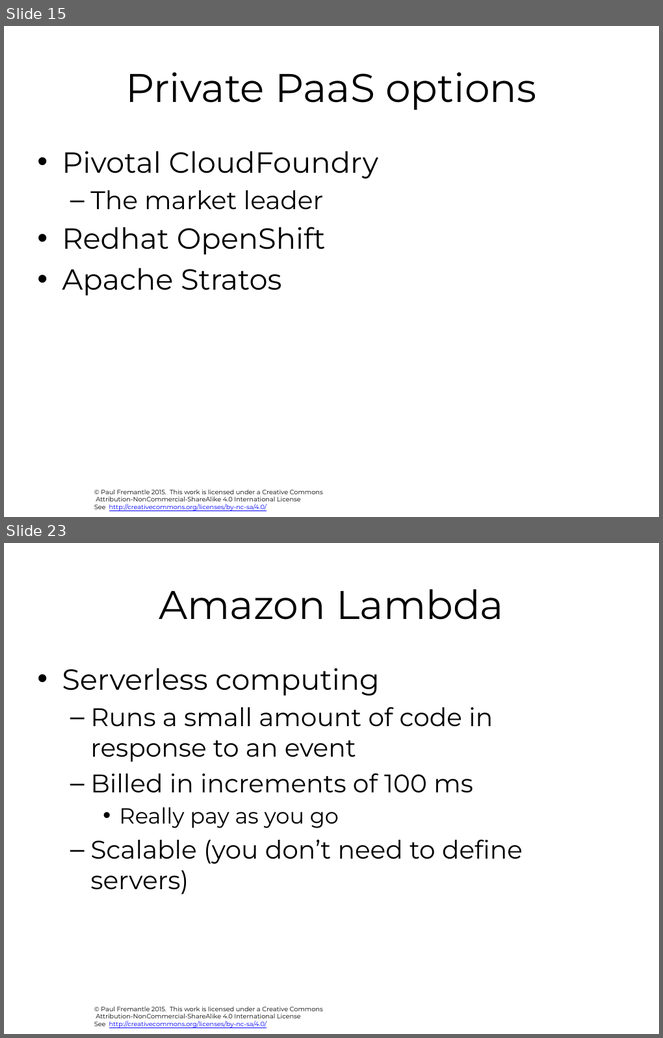
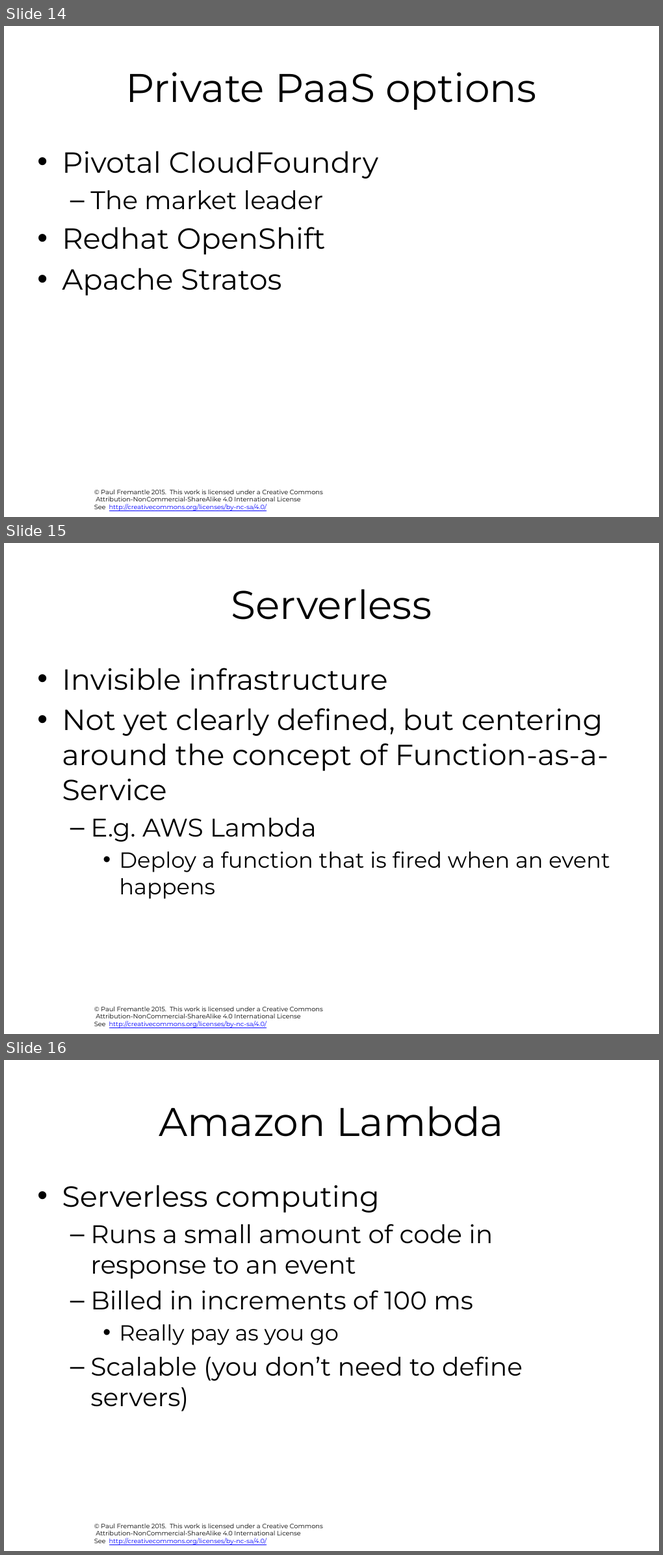
Before and after one commit to pzfreo/ox-clo, a slide deck: pres-source/02-understanding-cloud-services.pptx. Shown one above the other, each under a label of ours: slides 15 and 23 before the commit, slides 14, 15 and 16 after it; the slides between them are not shown. The pictures are 663x1038 and 663x1555 pixels, drawn with LibreOffice and Linux fonts; fonts in the diff are those of the drawing; background and template pictures are left out. Boxes give left, top, right and bottom in pixels: in the first picture for what was removed or moved away, otherwise in the second. Text is boxed around its words. In the diff, an @@ line names an element or a change of style, - is before the commit and + after.

```diff
--- a/pres-source/02-understanding-cloud-services.pptx
+++ b/pres-source/02-understanding-cloud-services.pptx
@@ slide 15 added at bbox=[4, 543, 659, 1034], background #FFFFFF; not listed: 1 template element that a slide beside it also shows @@
@@ title added at bbox=[232, 589, 432, 620], 44 pt, text #000000 @@
+Serverless
@@ text added at bbox=[62, 668, 610, 899], 32 pt, text #000000 @@
+• Invisible infrastructure
+• Not yet clearly defined, but centering around the concept of Function-as-a-Service
+  – E.g. AWS Lambda
+    • Deploy a function that is fired when an event happens
@@ what was slide 15 is now slide 14 @@
@@ what was slide 23 is now slide 16 @@
```
Also in this commit, not shown: 1 slide changed, 1 other slide added, 3 slides removed, 8 other files.
